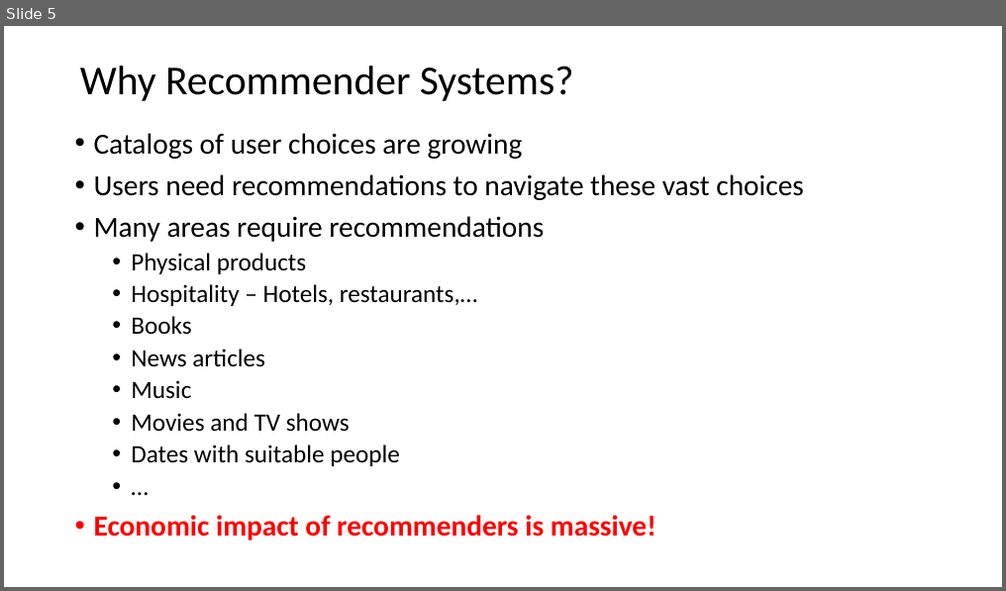
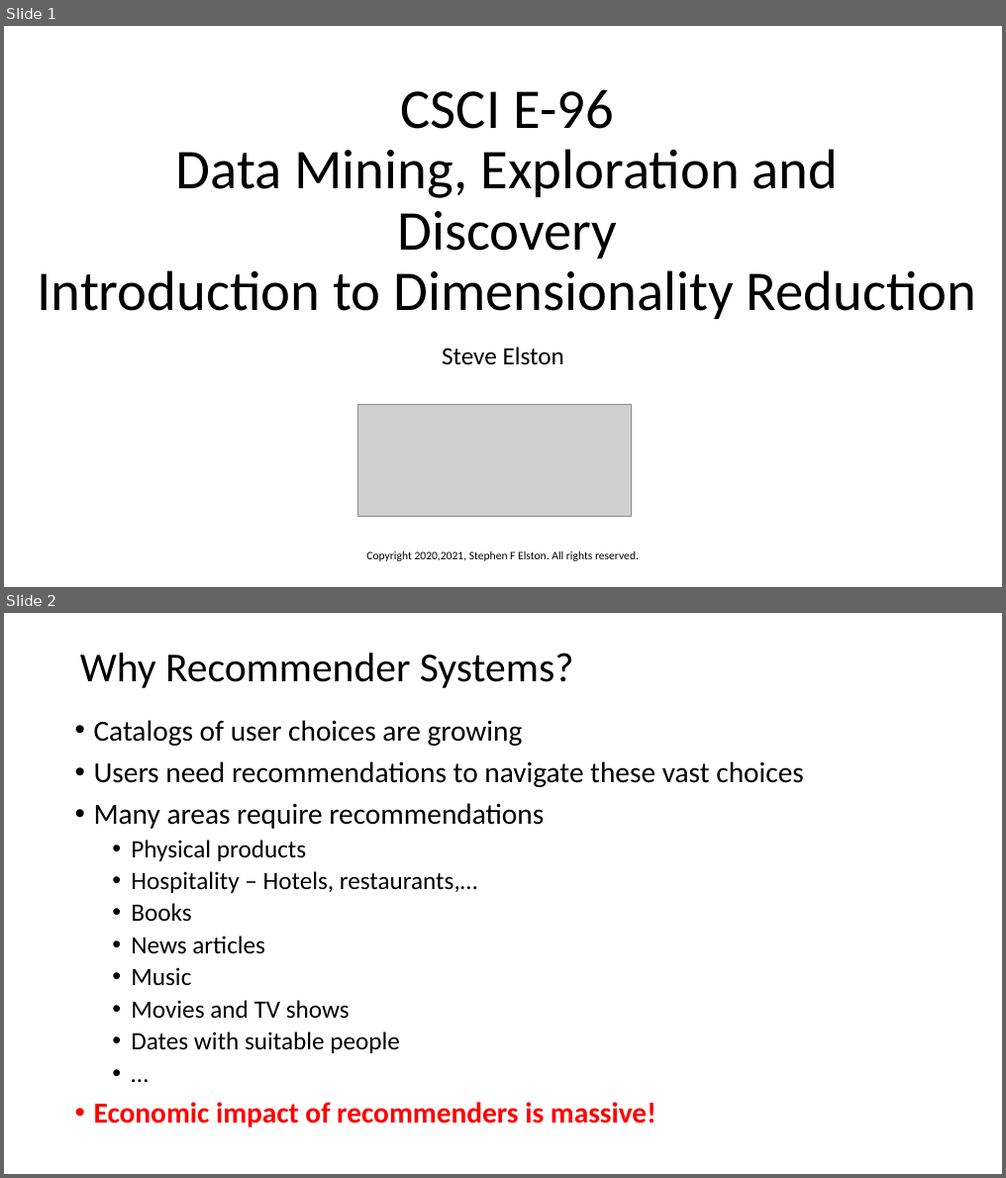
Before and after one commit to StephenElston/CSCI-E-108, a slide deck: slides/8_RecommenderSystems.pptx. Shown one above the other, each under a label of ours: slide 5 before the commit, slides 1 and 2 after it. The pictures are 1006x591 and 1006x1178 pixels, drawn with LibreOffice and Linux fonts; fonts in the diff are those of the drawing; grey boxes stand for pictures. Boxes give left, top, right and bottom in pixels: in the first picture for what was removed or moved away, otherwise in the second. Text is boxed around its words. In the diff, an @@ line names an element or a change of style, - is before the commit and + after.

```diff
--- a/slides/8_RecommenderSystems.pptx
+++ b/slides/8_RecommenderSystems.pptx
@@ slide 1 added at (4, 26, 1002, 587), background #FFFFFF @@
@@ title added at (38, 89, 977, 319), 54 pt, text #000000 @@
+CSCI E-96
+Data Mining, Exploration and
+Discovery
+Introduction to Dimensionality Reduction
@@ subtitle added at (442, 347, 564, 366), 24 pt, text #000000 @@
+Steve Elston
@@ picture added at (358, 404, 632, 516) @@
@@ text added at (366, 552, 639, 562), 11 pt, text #000000 @@
+Copyright 2020,2021, Stephen F Elston. All rights reserved.
@@ what was slide 5 is now slide 2 @@
```
Also in this commit, not shown: 10 slides changed, 4 slides removed.
